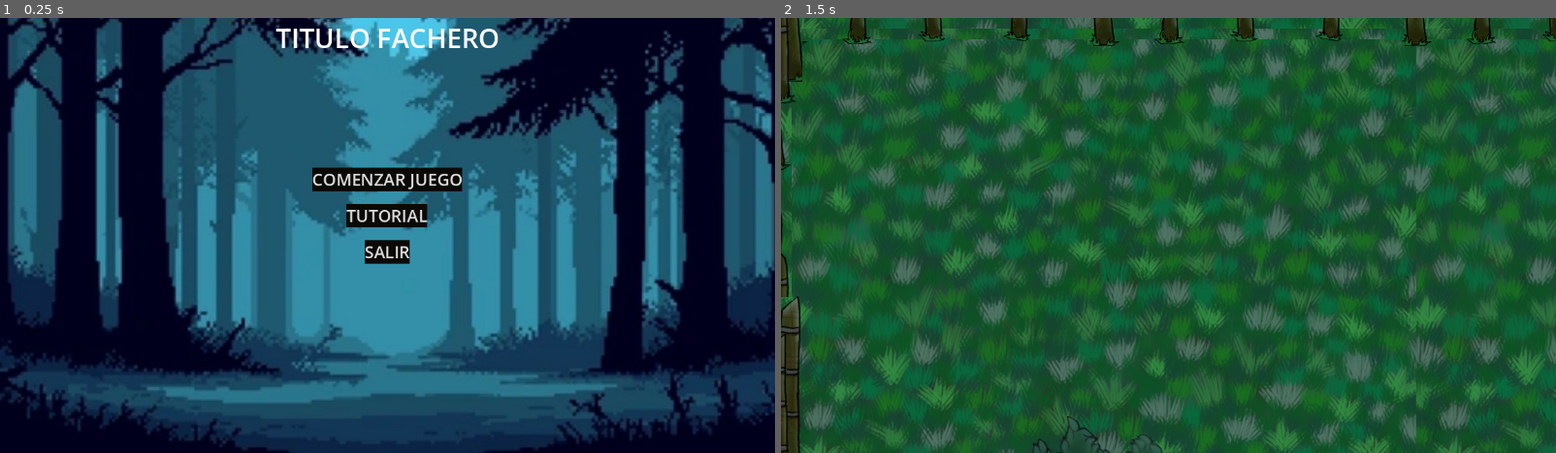
Above: before the commit, frames 1-2 (left to right).
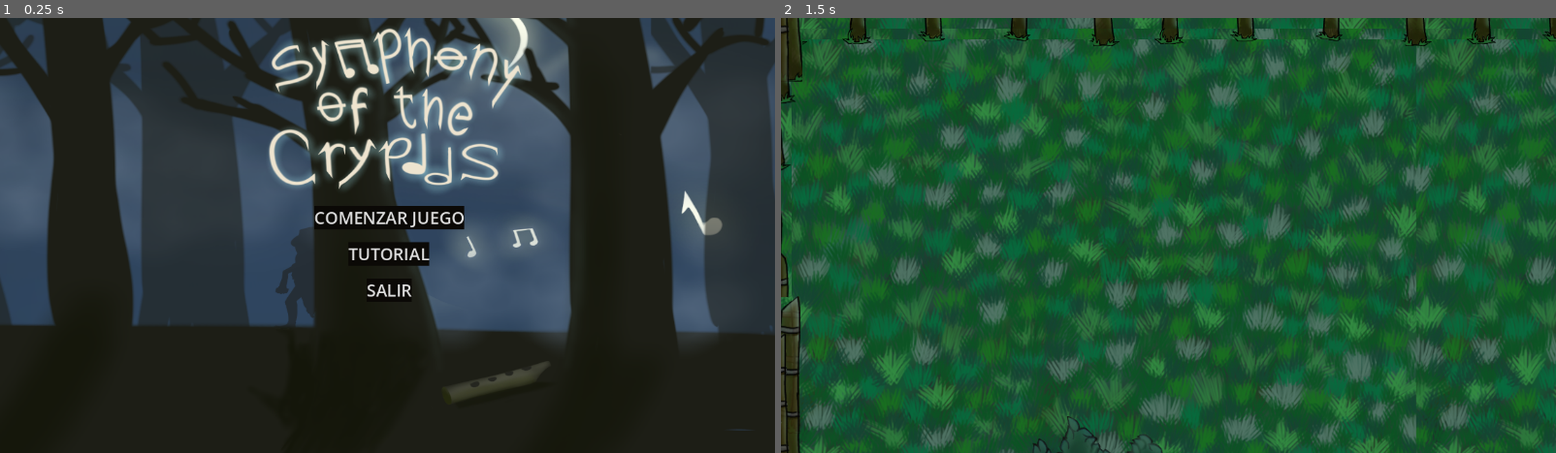
Above: after the commit, the same moments.

Repository: MauroEscalante-Hub/Symphony-of-the-Cryptids
Game: Godot game, scene res://escenas/MenuPrincipal/MenuPrincipal.tscn
Two runs of this game, one before a commit and one after it. Both use one fixed random seed, a clock stepped at 60 frames per second and the inputs below. The project has no main scene, so this scene is started directly.
Inputs:
- Up to frame 1 (0.25 s): no input
- Up to frame 2 (1.5 s): click "COMENZAR JUEGO" at 0.5 s; tap Enter at 1.25 s; hold D (Derecha) from 1.28 s (still down)

The runs differ from the first frame. In frame 1, 94% of the frame differs, in the area x 0-100%, y 0-100%; in frame 2, nothing differs.

Commit message:
Menu Terminado
Menu principal terminado y funcionando, mas adelante solo quedaria cambiar un poco los botones

Diff:
--- a/symphony-of-the-cryptids/escenas/MenuPrincipal/MenuPrincipal.tscn
+++ b/symphony-of-the-cryptids/escenas/MenuPrincipal/MenuPrincipal.tscn
@@ -1,8 +1,9 @@
 [gd_scene format=3 uid="uid://dfdfr4ybwo5cn"]
 
 [ext_resource type="Script" uid="uid://bf3l5vunxtl15" path="res://scripts/menu_principal.gd" id="1_ynsnw"]
-[ext_resource type="Texture2D" uid="uid://b2212jl0o48fu" path="res://escenas/MenuPrincipal/FondoRobado.jpg" id="2_rue2g"]
+[ext_resource type="Texture2D" uid="uid://ba67dov8vl6rx" path="res://escenas/MenuPrincipal/Fondo_menu.png" id="2_qi23i"]
 [ext_resource type="Texture2D" uid="uid://bvhkf2bkitrnb" path="res://escenas/MenuPrincipal/flechas.png" id="3_qi23i"]
+[ext_resource type="Texture2D" uid="uid://dqybb1cr2gtsb" path="res://escenas/MenuPrincipal/Título.png" id="4_nrc4w"]
 
 [sub_resource type="StyleBoxFlat" id="StyleBoxFlat_e150g"]
 bg_color = Color(0.04585386, 0.0371063, 0.026312748, 1)
@@ -17,11 +18,12 @@
 script = ExtResource("1_ynsnw")
 
 [node name="TextureRect" type="TextureRect" parent="." unique_id=72895278]
-offset_left = -731.0
-offset_top = -433.0
-offset_right = 762.0
-offset_bottom = 399.0
-texture = ExtResource("2_rue2g")
+offset_left = -585.0
+offset_top = -425.0
+offset_right = 585.0
+offset_bottom = 333.0
+texture = ExtResource("2_qi23i")
+expand_mode = 1
 
 [node name="Control" type="Control" parent="." unique_id=435955731]
 layout_mode = 3
@@ -38,10 +40,10 @@
 anchor_top = 0.5
 anchor_right = 0.5
 anchor_bottom = 0.5
-offset_left = -119.5
-offset_top = -117.0
-offset_right = 120.0
-offset_bottom = 86.0
+offset_left = -116.75
+offset_top = -60.5
+offset_right = 122.75
+offset_bottom = 142.5
 grow_horizontal = 2
 grow_vertical = 2
 size_flags_horizontal = 4
@@ -100,15 +102,19 @@
 size_flags_horizontal = 4
 size_flags_vertical = 0
 theme_override_font_sizes/font_size = 40
-text = "TITULO FACHERO"
 
 [node name="Camera2D" type="Camera2D" parent="." unique_id=1568839710]
 
 [node name="Sprite2D" type="Sprite2D" parent="." unique_id=350704632]
 visible = false
-position = Vector2(257, -52)
+position = Vector2(279, 70)
 scale = Vector2(0.6583851, 0.7851711)
 texture = ExtResource("3_qi23i")
+
+[node name="Título" type="Sprite2D" parent="." unique_id=362228924]
+position = Vector2(140.00002, -14.000006)
+scale = Vector2(0.42, 0.42)
+texture = ExtResource("4_nrc4w")
 
 [connection signal="button_down" from="Control/VBoxContainer/BotonComenzar" to="." method="_on_boton_comenzar_button_down"]
 [connection signal="button_down" from="Control/VBoxContainer/BotonInstrucciones" to="." method="_on_boton_instrucciones_button_down"]
Binary file removed: symphony-of-the-cryptids/escenas/MenuPrincipal/FondoRobado.jpg
Binary file added: symphony-of-the-cryptids/escenas/MenuPrincipal/Fondo_menu.png
Not shown, changed: symphony-of-the-cryptids/escenas/MenuPrincipal/Fondo_menu.png.import
Binary file added: symphony-of-the-cryptids/escenas/MenuPrincipal/Título.png
Not shown, added: symphony-of-the-cryptids/escenas/MenuPrincipal/Título.png.import
